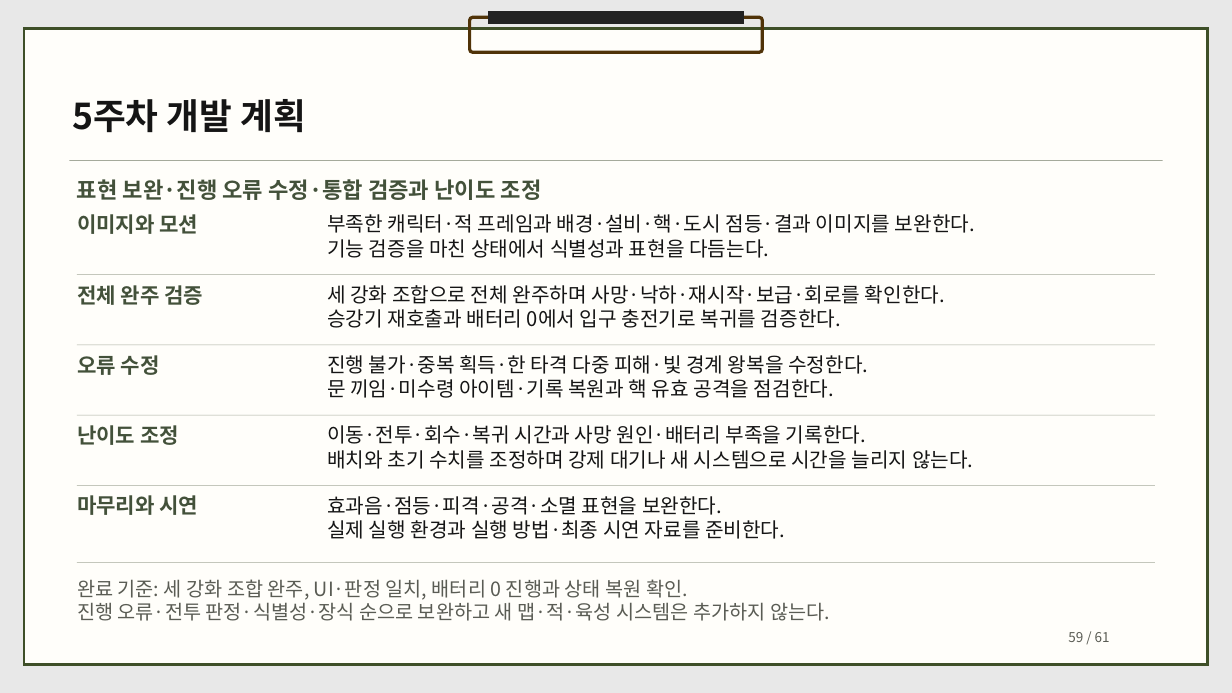
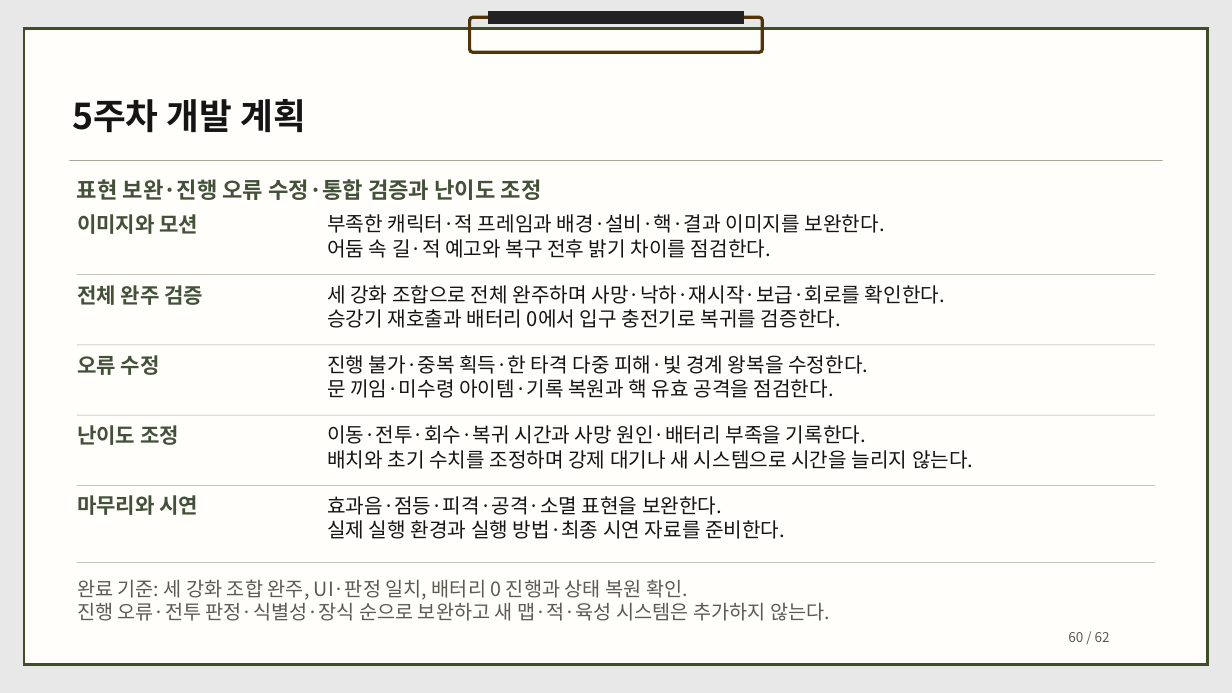
Before and after one commit to dbguswh/2Dgame_project, a slide deck: slide 60 of 2D게임프로그래밍 기획서.pptx (slide 59 before the commit). Drawn at 1232x693 pixels with LibreOffice and Linux fonts; fonts in the diff are those of the drawing. Boxes give left, top, right and bottom in pixels: in the first picture for what was removed or moved away, otherwise in the second. Text is boxed around its words. In the diff, an @@ line names an element or a change of style, - is before the commit and + after.

Commit message:
기획서에 어둠·랜턴·R·영구 점등 페이지와 관련 개발 계획 반영

```diff
--- a/2D게임프로그래밍 기획서.pptx
+++ b/2D게임프로그래밍 기획서.pptx
@@ text at box(327, 214, 885, 258): text changed @@
-부족한 캐릭터·적 프레임과 배경·설비·핵·도시 점등·결과 이미지를 보완한다.
-기능 검증을 마친 상태에서 식별성과 표현을 다듬는다.
+부족한 캐릭터·적 프레임과 배경·설비·핵·결과 이미지를 보완한다.
+어둠 속 길·적 예고와 복구 전후 밝기 차이를 점검한다.
@@ text at box(1068, 632, 1110, 642): text changed @@
-59 / 61
+60 / 62
```
Also in this commit, not shown: 59 other slides changed, 1 slide added.
